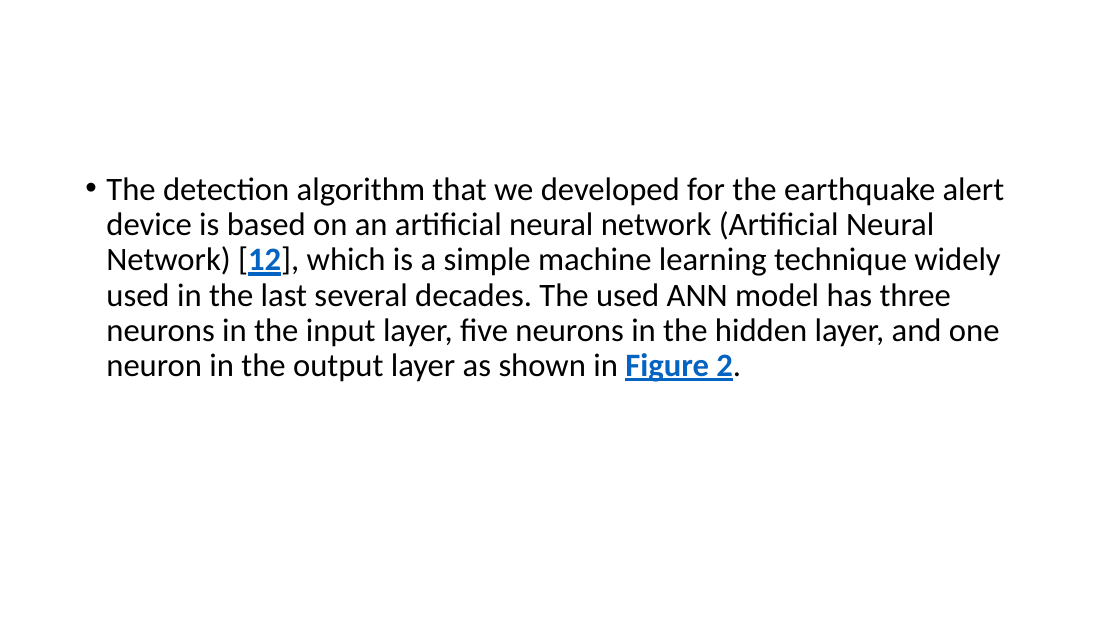
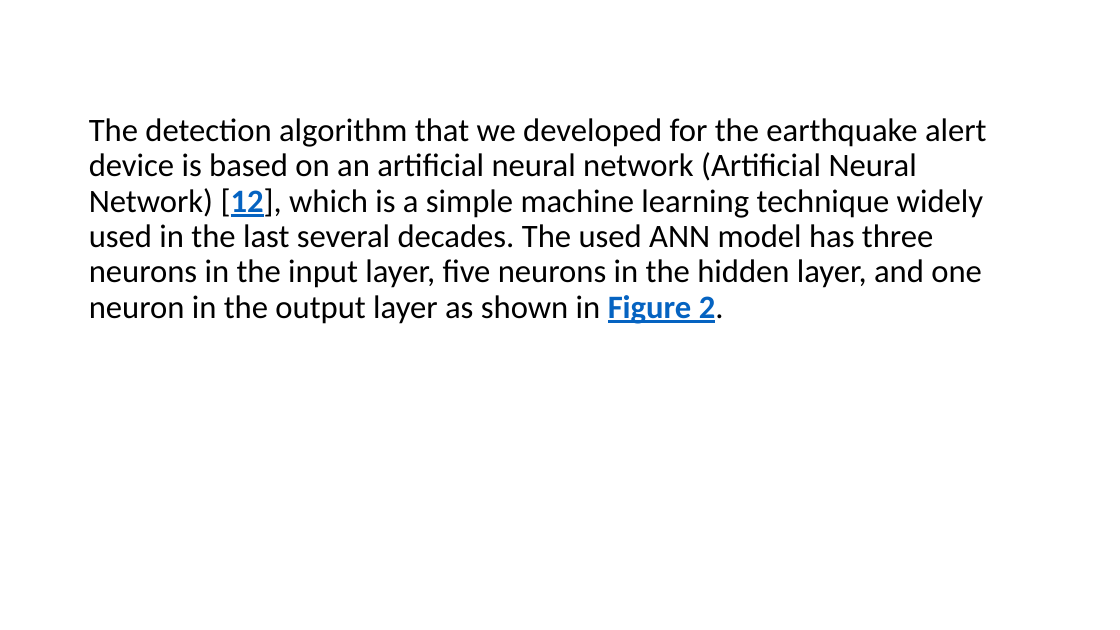
Before and after one commit to juvina03/SBP, a slide deck: slide 8 of PPT_Presentasi_SBP.pptx (slide 7 before the commit). Drawn at 1120x630 pixels with LibreOffice and Linux fonts; fonts in the diff are those of the drawing. Boxes give left, top, right and bottom in pixels: in the first picture for what was removed or moved away, otherwise in the second. Text is boxed around its words. In the diff, an @@ line names an element or a change of style, - is before the commit and + after.

```diff
--- a/PPT_Presentasi_SBP.pptx
+++ b/PPT_Presentasi_SBP.pptx
@@ text "The detection algorithm that we ...": place and size @@
-text "The detection algorithm that we ..." at (106,177,1005,382)
+text "The detection algorithm that we ..." at (89,118,987,324)
@@ text "The detection algorithm that we ..." at (89,118,987,324): bullet • to none @@
```
Also in this commit, not shown: 14 other slides changed, 1 slide added.
